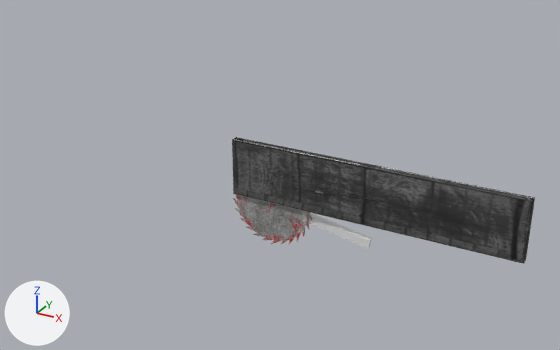
An edit to the FBX model unity/Assets/Prefabs/Trap_BuzzSaw.FBX, drawn before and after from the same camera.
Before and after are seen from a 50 mm lens placed at (4.98, -9.49, 4.32), pointed at (-0.34, 0.19, -0.52). Lighting does not change. The marker at lower left points along +X, +Y and +Z. Where no turn or scale is listed for an object, it has been applied to the vertices.

Names of what the first picture shows: 'Box034', 'L-Ext001', 'L-Ext002', 'Loft001'.
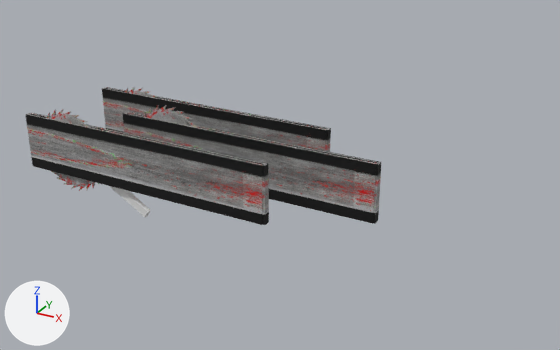
ob_start is not drawn itself; it is the parent of ob_end, ob_box034.

The change, as a diff of the scene's bpy script:
```diff
--- a/unity/Assets/Prefabs/Trap_BuzzSaw.FBX.py
+++ b/unity/Assets/Prefabs/Trap_BuzzSaw.FBX.py
@@ me_mesh @@
 me_mesh.from_pydata(...)  # 12 vertices, 20 faces; spans x -4.48..0.0, y 0.0..0.11, z 0.0..0.92
-me_mesh.materials.append(mat_windows)  # picture img_windows_d_psd
+me_mesh.materials.append(mat_13___default)  # picture img_buzzsawtexture_psd
@@ me_mesh_010 @@
+me_mesh_010.from_pydata([(-0.04, 0.04, -0.04), (-1.57, 0.04, 0.84), (-0.04, -0.04, -0.04), (-1.57, -0.04, 0.84), (0.03, 0.04, 0.08), (-1.5, 0.04, 0.96), (0.03, -0.04, 0.08), (-1.5, -0.04, 0.96)], [], [(0, 2, 3), (3, 1, 0), (4, 5, 7), (7, 6, 4), (0, 1, 5), (5, 4, 0), (1, 3, 7), (7, 5, 1), (3, 2, 6), (6, 7, 3), (2, 0, 4), (4, 6, 2)])
@@ ob_start @@
 ob_start.parent = ob_street_down
-ob_start.location = (1253.0, 3.013, 0.0000243)
+ob_start.location = (1041.0, 3.013, 0.0000243)
 ob_start.rotation_euler = (-1.571, 0.0, 0.0)  # degrees (-90, 0, 0)
@@ ob_box034 @@
 ob_box034.location = (-221.5, 4.378, -127.7)
-ob_box034.rotation_euler = (0.0, -0.175, -3.142)  # degrees (0, -10, -180)
+ob_box034.rotation_euler = (0.0, -0.571, -3.142)  # degrees (0, -33, -180)
@@ ob_l_ext002 @@
 ob_l_ext002 = bpy.data.objects.new('L-Ext002', me_mesh)
-ob_l_ext002.location = (3.46, -0.09, -0.88)
+ob_l_ext002.location = (1.34, -0.09, -0.82)
@@ ob_l_ext001 @@
 ob_l_ext001 = bpy.data.objects.new('L-Ext001', me_mesh_001)
-ob_l_ext001.location = (-0.99, 0.03, -0.88)
+ob_l_ext001.location = (-3.11, 0.03, -0.82)
@@ ob_box036 @@
+ob_box036 = bpy.data.objects.new('Box036', me_mesh_010)
+ob_box036.location = (-2.22, -0.76, -1.25)
@@ ob_l_ext003 @@
+ob_l_ext003 = bpy.data.objects.new('L-Ext003', me_mesh.copy())  # the mesh of ob_l_ext002
+ob_l_ext003.location = (0.12, 0.8, -0.82)
@@ ob_loft003 @@
+ob_loft003 = bpy.data.objects.new('Loft003', me_mesh_011)  # 104 vertices, 204 faces; spans x -0.704..0.704, y -0.012..0.012, z -0.701..0.701; in mat_13___default (picture img_buzzsawtexture_psd)
+ob_loft003.location = (-3.65, -0.84, -0.39)
@@ ob_l_ext005 @@
+ob_l_ext005 = bpy.data.objects.new('L-Ext005', me_mesh_008)  # 12 vertices, 20 faces; spans x 0.0..4.48, y -0.11..0.0, z 0.0..0.92; in mat_13___default (picture img_buzzsawtexture_psd)
+ob_l_ext005.location = (-4.48, -0.78, -0.82)
@@ ob_l_ext006 @@
+ob_l_ext006 = bpy.data.objects.new('L-Ext006', me_mesh.copy())  # the mesh of ob_l_ext002
+ob_l_ext006.location = (-0.03, -0.9, -0.82)
@@ ob_loft002 @@
+ob_loft002 = bpy.data.objects.new('Loft002', me_mesh_007)  # 104 vertices, 204 faces; spans x -0.704..0.704, y -0.012..0.012, z -0.702..0.702; in mat_13___default (picture img_buzzsawtexture_psd)
+ob_loft002.location = (-3.54, 0.87, -0.46)
@@ ob_l_ext004 @@
+ob_l_ext004 = bpy.data.objects.new('L-Ext004', me_mesh_005)  # 12 vertices, 20 faces; spans x 0.0..4.48, y -0.11..0.0, z 0.0..0.92; in mat_13___default (picture img_buzzsawtexture_psd)
+ob_l_ext004.location = (-4.32, 0.92, -0.82)
```

Pixel boxes [x1, y1, x2, y2] of what changed, in the pictures (560 x 350 px):
'L-Ext002', recoloured, moved (black to grey): before [232, 137, 531, 263]; after [123, 112, 377, 224]
'L-Ext006', added: after [26, 113, 263, 225]
'L-Ext003', added: after [102, 87, 326, 151]
'Loft001', turned, moved: before [233, 195, 312, 245]; after [144, 105, 198, 127]
'L-Ext001', moved: before [237, 138, 535, 263]; after [127, 112, 381, 224]
'L-Ext005', added: after [31, 113, 269, 225]
'Box034', turned, moved (not visible afterwards): before [308, 212, 372, 248]
'Loft003', added: after [47, 109, 99, 191]
'L-Ext004', added: after [107, 87, 331, 152]
'Box036', added: after [109, 186, 151, 217]
'Loft002', added: after [125, 87, 158, 98]
